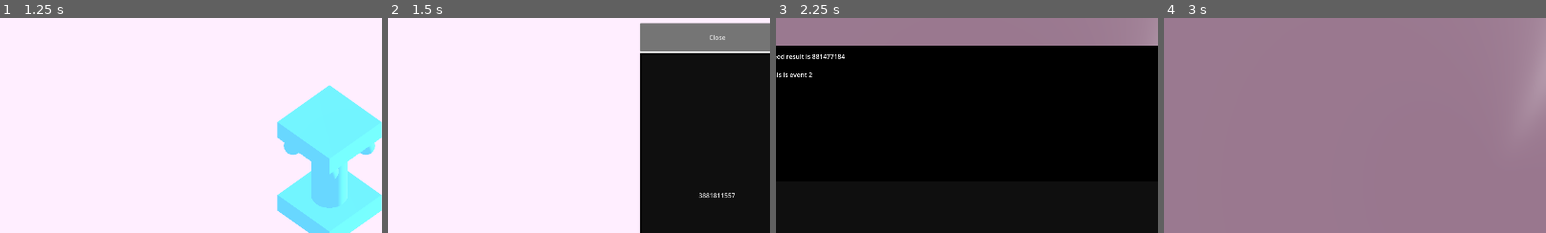
Above: before the commit, frames 1-4 (left to right).
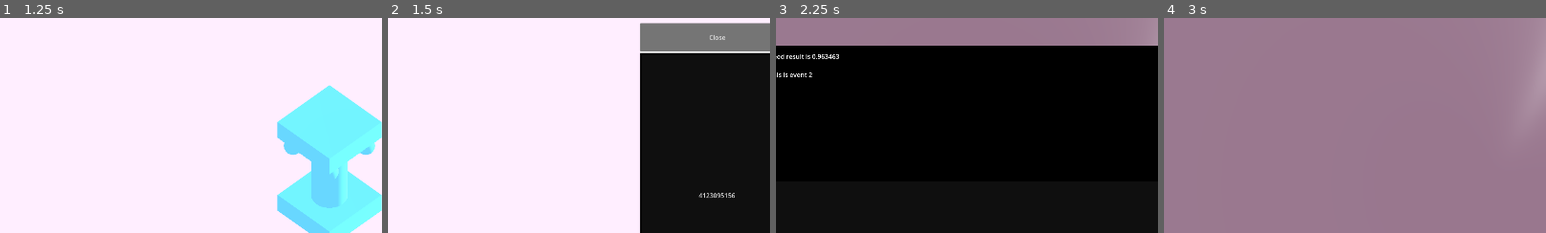
Above: after the commit, the same moments.

Repository: MannyFluss/AlienArchitect
Game: Godot game, scene res://Scenes/MainMenu/MainMenu.tscn
Same seed, same stepped clock (60 frames per second), same inputs: the game is played once before the commit and once after it. The engine's default icon, where the game draws it, is replaced by a stand-in: a white triangle on a blue panel in a dark square.
Inputs:
- Up to frame 1 (1.25 s): click "New Save" at 0.5 s
- Up to frame 2 (1.5 s): click "Play" at 1.25 s
- Up to frame 3 (2.25 s): click "3881811557" (after the commit: "4123095156") at 2 s
- Up to frame 4 (3 s): click "end event" at 2.75 s
The pictures show only the part of the screen within x 7-57%, y 12-62%; the shares and areas given below are measured in that part.

Frame 1 is identical in both runs. In frame 2, 0.1% of the frame differs, in the area x 81-91%, y 81-84%; in frame 3, 0.2%, in the area x 9-18%, y 16-20%; in frame 4, nothing differs.

Commit message:
implemented seeding

Diff:
--- a/Prefabs/Events/DebugEvent2/DebugEvent2.gd
+++ b/Prefabs/Events/DebugEvent2/DebugEvent2.gd
@@ -3,7 +3,7 @@
 
 
 func _ready() -> void:
-	%EventText.text = "seed result is " + str(myScene.myCurrentSave.getRandomSeedPlusRound()) + "
+	%EventText.text = "seed result is " + str(myScene.myCurrentSave.randomSeed) + "
 		\n" + "this is event 2"
 
 
--- a/Scenes/StarterScenes/SaveScene.gd
+++ b/Scenes/StarterScenes/SaveScene.gd
@@ -24,6 +24,7 @@
 	myDeck.addCardToDeck(myDeck.generateCard(myDeck.destroyBuilding))
 
 	var newSaveData : GeneralSaveResource = GeneralSaveResource.new()
+	randomize()
 	newSaveData.randomSeed = randf()
 	newSaveData.registerBoardModules(myBoard.serializeModules())
 
--- a/Scripts/AutoLoads/SaveSystem/SaveSystem.gd
+++ b/Scripts/AutoLoads/SaveSystem/SaveSystem.gd
@@ -19,6 +19,7 @@
 	if ResourceLoader.exists(getPathFromSaveName(saveName)):
 		var SaveResource  := ResourceLoader.load(getPathFromSaveName(saveName),"GeneralSaveResource")
 		if SaveResource is GeneralSaveResource:
+			seed(SaveResource.randomSeed)
 			print_debug("successfully loaded file at " + getPathFromSaveName(saveName))
 
 			return SaveResource
--- a/Scripts/CustomNodes/EventQueue.gd
+++ b/Scripts/CustomNodes/EventQueue.gd
@@ -35,7 +35,6 @@
 		myEventQueue.push_front(_event)
 
 func executeQueue()->void:
-
 	if active==true and debugEnabled:
 		push_warning("queue is already active")
 		return
--- a/Scripts/GeneralSaveResource.gd
+++ b/Scripts/GeneralSaveResource.gd
@@ -24,9 +24,6 @@
 func registerGameStateResource(_res : GameStateResource)->void:
 	myGameStateResource = _res.duplicate(true)
 
-func getRandomSeedPlusRound()->int:
-	return int(rand_from_seed(randomSeed)[0] + myGameStateResource.roundCount)
-
 
 func printCards()->void:
 	for card : CardSaveResource in myCards:
--- a/components/BuildingModules/DestructionAnimation/ExplosionAnim.tres
+++ b/components/BuildingModules/DestructionAnimation/ExplosionAnim.tres
@@ -1,21 +1,21 @@
 [gd_resource type="AnimatedTexture" load_steps=17 format=3 uid="uid://qml0brd6ogk5"]
 
-[ext_resource type="Texture2D" uid="uid://dnou604p7bhp2" path="res://Assets/Particles/Explode/tile000.png" id="1_hfo00"]
-[ext_resource type="Texture2D" uid="uid://bxdl2b4fxu8kh" path="res://Assets/Particles/Explode/tile001.png" id="2_tmfvf"]
-[ext_resource type="Texture2D" uid="uid://c7q2h24dqjjb6" path="res://Assets/Particles/Explode/tile010.png" id="3_t2mp8"]
-[ext_resource type="Texture2D" uid="uid://mdm77ghbvlaf" path="res://Assets/Particles/Explode/tile011.png" id="4_5xdry"]
-[ext_resource type="Texture2D" uid="uid://bsa5hj31s1bdg" path="res://Assets/Particles/Explode/tile012.png" id="5_wr7tl"]
-[ext_resource type="Texture2D" uid="uid://nlv7nw4ghbvl" path="res://Assets/Particles/Explode/tile013.png" id="6_lyirx"]
-[ext_resource type="Texture2D" uid="uid://86hfpy4n54ms" path="res://Assets/Particles/Explode/tile014.png" id="7_cesaw"]
-[ext_resource type="Texture2D" uid="uid://dadxc7ww5xkrf" path="res://Assets/Particles/Explode/tile015.png" id="8_7xudv"]
-[ext_resource type="Texture2D" uid="uid://cxlmk0ibrmqb3" path="res://Assets/Particles/Explode/tile002.png" id="9_dlb7m"]
-[ext_resource type="Texture2D" uid="uid://5kq356onrst4" path="res://Assets/Particles/Explode/tile003.png" id="10_h8a1h"]
-[ext_resource type="Texture2D" uid="uid://boo6tetkrrrlf" path="res://Assets/Particles/Explode/tile004.png" id="11_b8lac"]
-[ext_resource type="Texture2D" uid="uid://7kjrid6gnfib" path="res://Assets/Particles/Explode/tile005.png" id="12_telqy"]
-[ext_resource type="Texture2D" uid="uid://l871nn3l1ase" path="res://Assets/Particles/Explode/tile006.png" id="13_vr3ap"]
-[ext_resource type="Texture2D" uid="uid://bufcddm08417x" path="res://Assets/Particles/Explode/tile007.png" id="14_e8r2h"]
-[ext_resource type="Texture2D" uid="uid://bawye1t53apue" path="res://Assets/Particles/Explode/tile008.png" id="15_8ce6v"]
-[ext_resource type="Texture2D" uid="uid://bo0o2v8cavjeo" path="res://Assets/Particles/Explode/tile009.png" id="16_j6hu2"]
+[ext_resource type="Texture2D" uid="uid://dnou604p7bhp2" path="res://components/BuildingModules/DestructionAnimation/Explode/tile000.png" id="1_hfo00"]
+[ext_resource type="Texture2D" uid="uid://bxdl2b4fxu8kh" path="res://components/BuildingModules/DestructionAnimation/Explode/tile001.png" id="2_tmfvf"]
+[ext_resource type="Texture2D" uid="uid://c7q2h24dqjjb6" path="res://components/BuildingModules/DestructionAnimation/Explode/tile010.png" id="3_t2mp8"]
+[ext_resource type="Texture2D" uid="uid://mdm77ghbvlaf" path="res://components/BuildingModules/DestructionAnimation/Explode/tile011.png" id="4_5xdry"]
+[ext_resource type="Texture2D" uid="uid://bsa5hj31s1bdg" path="res://components/BuildingModules/DestructionAnimation/Explode/tile012.png" id="5_wr7tl"]
+[ext_resource type="Texture2D" uid="uid://nlv7nw4ghbvl" path="res://components/BuildingModules/DestructionAnimation/Explode/tile013.png" id="6_lyirx"]
+[ext_resource type="Texture2D" uid="uid://86hfpy4n54ms" path="res://components/BuildingModules/DestructionAnimation/Explode/tile014.png" id="7_cesaw"]
+[ext_resource type="Texture2D" uid="uid://dadxc7ww5xkrf" path="res://components/BuildingModules/DestructionAnimation/Explode/tile015.png" id="8_7xudv"]
+[ext_resource type="Texture2D" uid="uid://cxlmk0ibrmqb3" path="res://components/BuildingModules/DestructionAnimation/Explode/tile002.png" id="9_dlb7m"]
+[ext_resource type="Texture2D" uid="uid://5kq356onrst4" path="res://components/BuildingModules/DestructionAnimation/Explode/tile003.png" id="10_h8a1h"]
+[ext_resource type="Texture2D" uid="uid://boo6tetkrrrlf" path="res://components/BuildingModules/DestructionAnimation/Explode/tile004.png" id="11_b8lac"]
+[ext_resource type="Texture2D" uid="uid://7kjrid6gnfib" path="res://components/BuildingModules/DestructionAnimation/Explode/tile005.png" id="12_telqy"]
+[ext_resource type="Texture2D" uid="uid://l871nn3l1ase" path="res://components/BuildingModules/DestructionAnimation/Explode/tile006.png" id="13_vr3ap"]
+[ext_resource type="Texture2D" uid="uid://bufcddm08417x" path="res://components/BuildingModules/DestructionAnimation/Explode/tile007.png" id="14_e8r2h"]
+[ext_resource type="Texture2D" uid="uid://bawye1t53apue" path="res://components/BuildingModules/DestructionAnimation/Explode/tile008.png" id="15_8ce6v"]
+[ext_resource type="Texture2D" uid="uid://bo0o2v8cavjeo" path="res://components/BuildingModules/DestructionAnimation/Explode/tile009.png" id="16_j6hu2"]
 
 [resource]
 frames = 16
